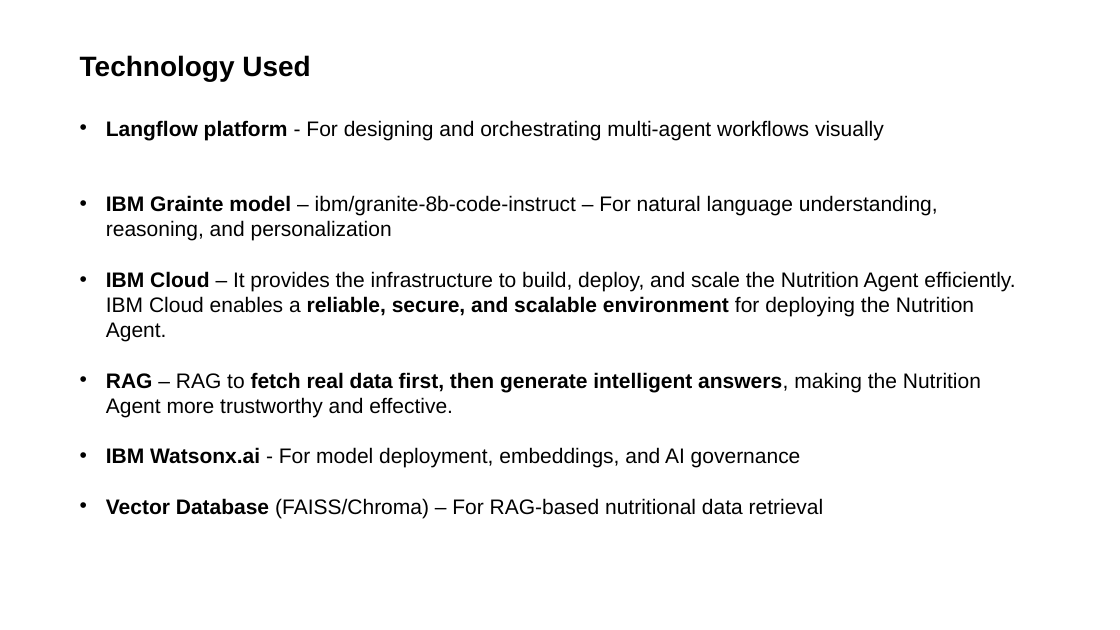
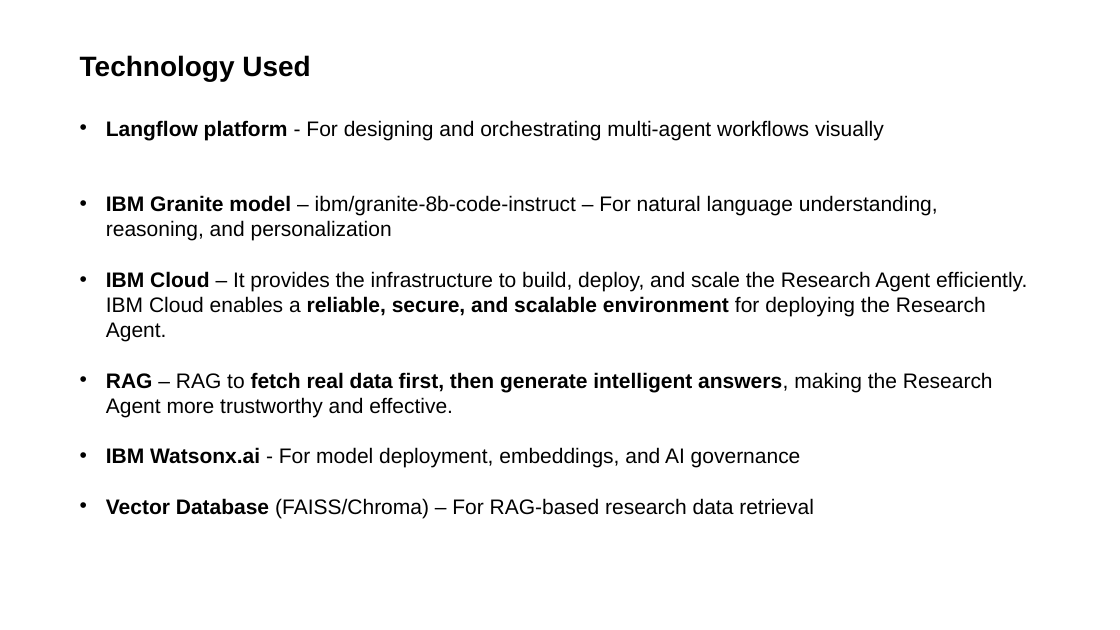
Before and after one commit to yuvrajjitbaruah/IntelliResearch-AI, a slide deck: slide 10 of projectpresentation.pptx. Drawn at 1120x630 pixels with LibreOffice and Linux fonts; fonts in the diff are those of the drawing. Boxes give left, top, right and bottom in pixels: in the first picture for what was removed or moved away, otherwise in the second. Text is boxed around its words. In the diff, an @@ line names an element or a change of style, - is before the commit and + after.

```diff
--- a/projectpresentation.pptx
+++ b/projectpresentation.pptx
@@ text at (106, 195, 1027, 417): text changed @@
-• IBM Grainte model – ibm/granite-8b-code-instruct – For natural language understanding, reasoning, and personalization
-• IBM Cloud – It provides the infrastructure to build, deploy, and scale the Nutrition Agent efficiently. IBM Cloud enables a reliable, secure, and scalable environment for deploying the Nutrition Agent.
-• RAG – RAG to fetch real data first, then generate intelligent answers, making the Nutrition Agent more trustworthy and effective.
+• IBM Granite model – ibm/granite-8b-code-instruct – For natural language understanding, reasoning, and personalization
+• IBM Cloud – It provides the infrastructure to build, deploy, and scale the Research Agent efficiently. IBM Cloud enables a reliable, secure, and scalable environment for deploying the Research Agent.
+• RAG – RAG to fetch real data first, then generate intelligent answers, making the Research Agent more trustworthy and effective.
@@ text at (106, 498, 814, 518): text changed @@
-• Vector Database (FAISS/Chroma) – For RAG-based nutritional data retrieval
+• Vector Database (FAISS/Chroma) – For RAG-based research data retrieval
```
Also in this commit, not shown: 2 other slides changed.
